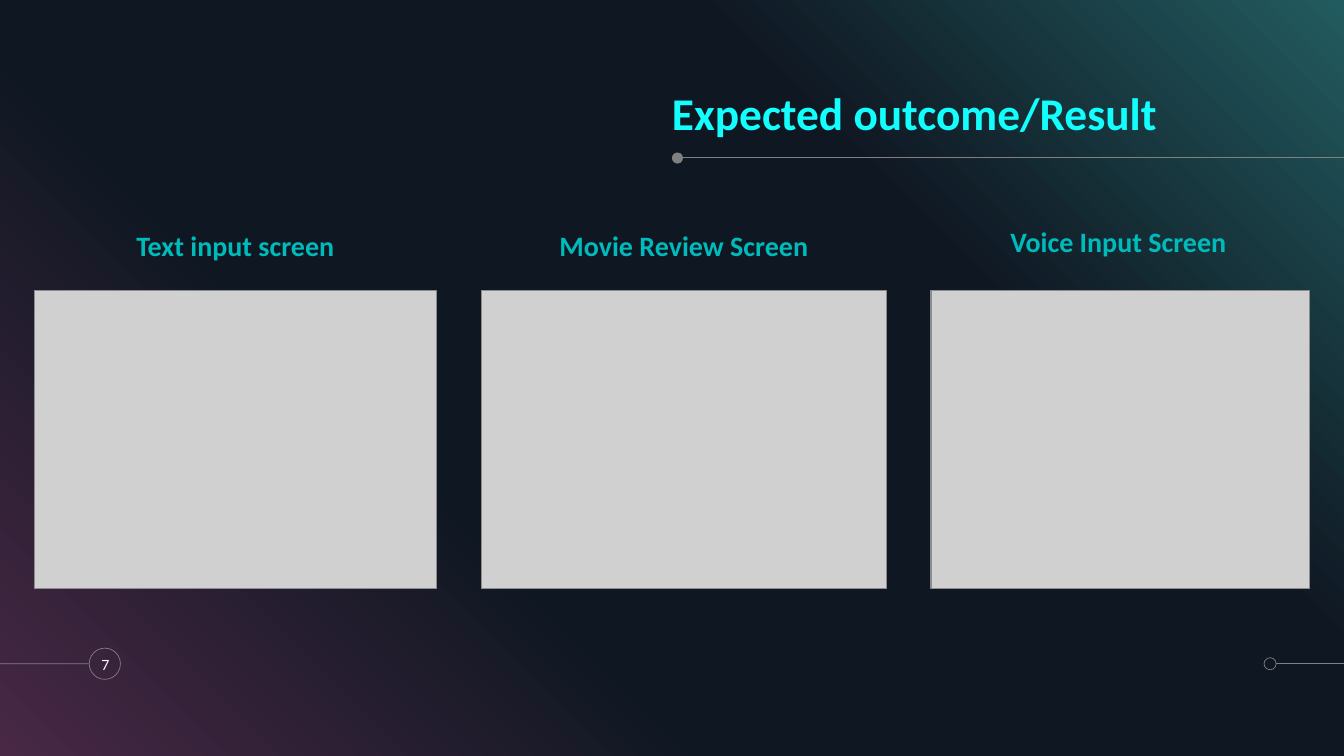
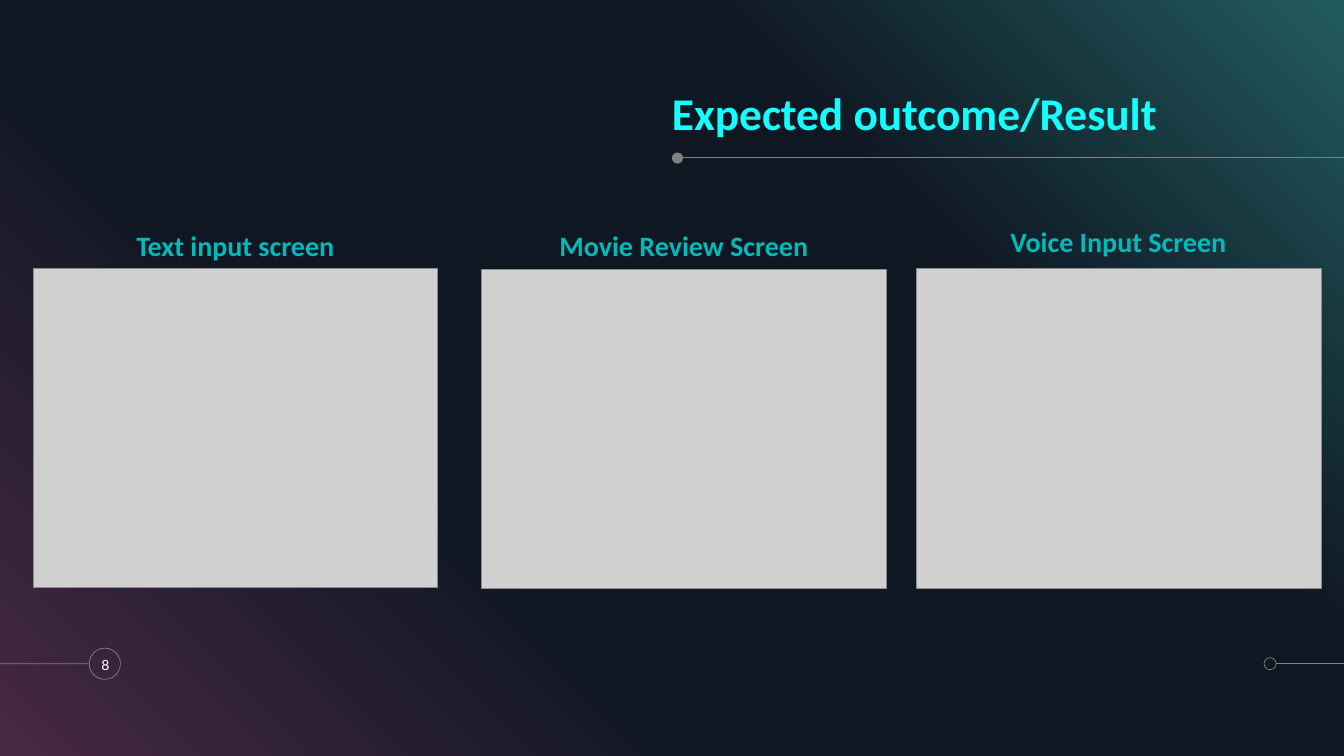
Before and after one commit to krshnknsr21/Sentiment-Analysis, a slide deck: slide 8 of Overview.pptx (slide 7 before the commit). Drawn at 1344x756 pixels with LibreOffice and Linux fonts; fonts in the diff are those of the drawing; grey boxes stand for pictures. Boxes give left, top, right and bottom in pixels: in the first picture for what was removed or moved away, otherwise in the second. Text is boxed around its words. In the diff, an @@ line names an element or a change of style, - is before the commit and + after.

```diff
--- a/Overview.pptx
+++ b/Overview.pptx
@@ picture: place and size @@
-picture at (34, 290, 437, 588)
+picture at (33, 268, 439, 588)
@@ picture: place and size @@
-picture at (932, 290, 1311, 588)
+picture at (918, 268, 1323, 588)
@@ picture: place and size @@
-picture at (481, 290, 886, 588)
+picture at (481, 270, 886, 589)
@@ page number at (101, 660, 109, 670): text changed @@
-7
+8
```
Also in this commit, not shown: 3 other slides changed, 1 slide added.
